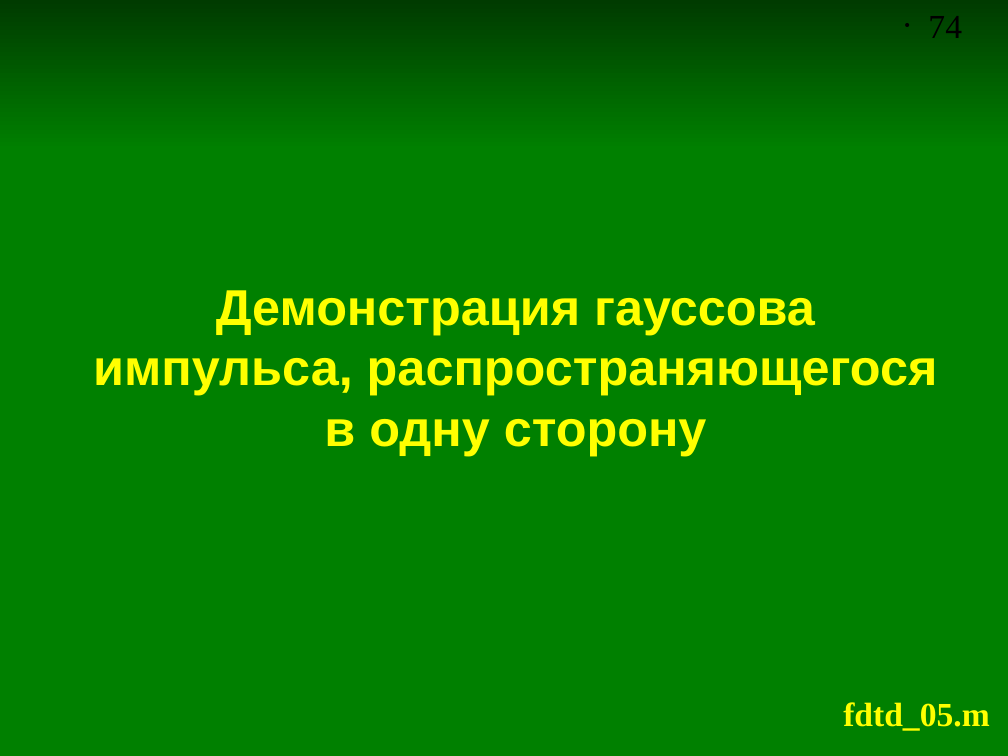
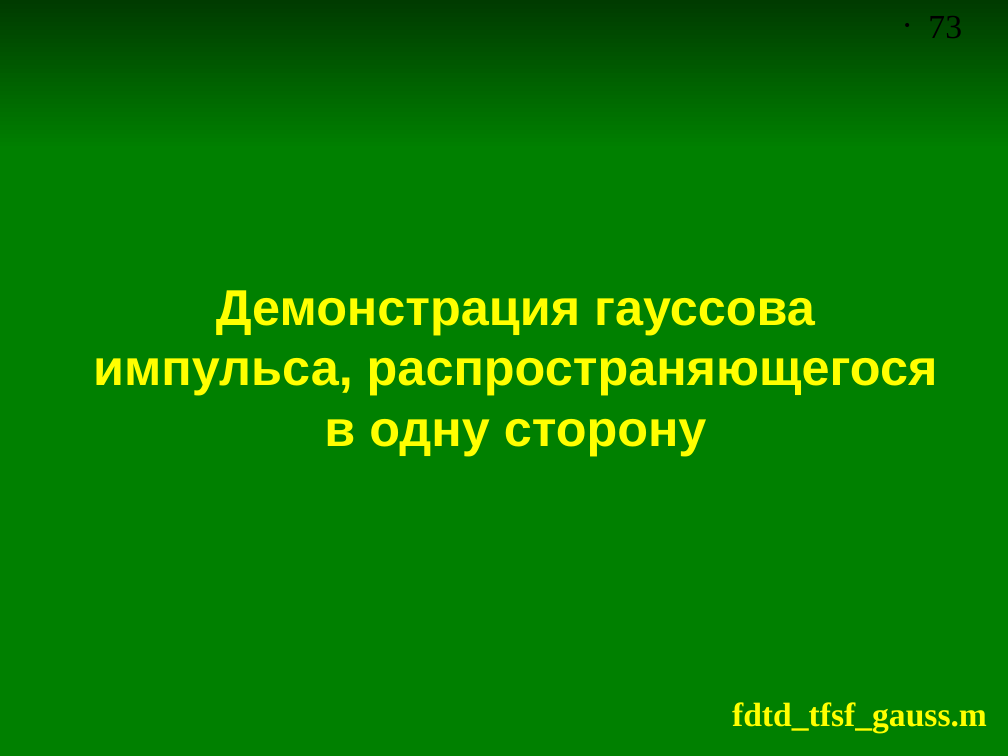
Before and after one commit to andris0147sv/modelling, a slide deck: slide 73 of presentations/2. FDTD.odp (slide 74 before the commit). Drawn at 1008x756 pixels with LibreOffice and Linux fonts; fonts in the diff are those of the drawing. Boxes give left, top, right and bottom in pixels: in the first picture for what was removed or moved away, otherwise in the second. Text is boxed around its words. In the diff, an @@ line names an element or a change of style, - is before the commit and + after.

```diff
--- a/presentations/2. FDTD.odp
+++ b/presentations/2. FDTD.odp
@@ page number at [928,16,962,38]: text changed @@
-• 74
+• 73
@@ text at [732,702,987,732]: text changed @@
-fdtd_05.m
+fdtd_tfsf_gauss.m
```
Also in this commit, not shown: 10 other slides changed, 4 slides added, 1 slide removed, 9 other files.
